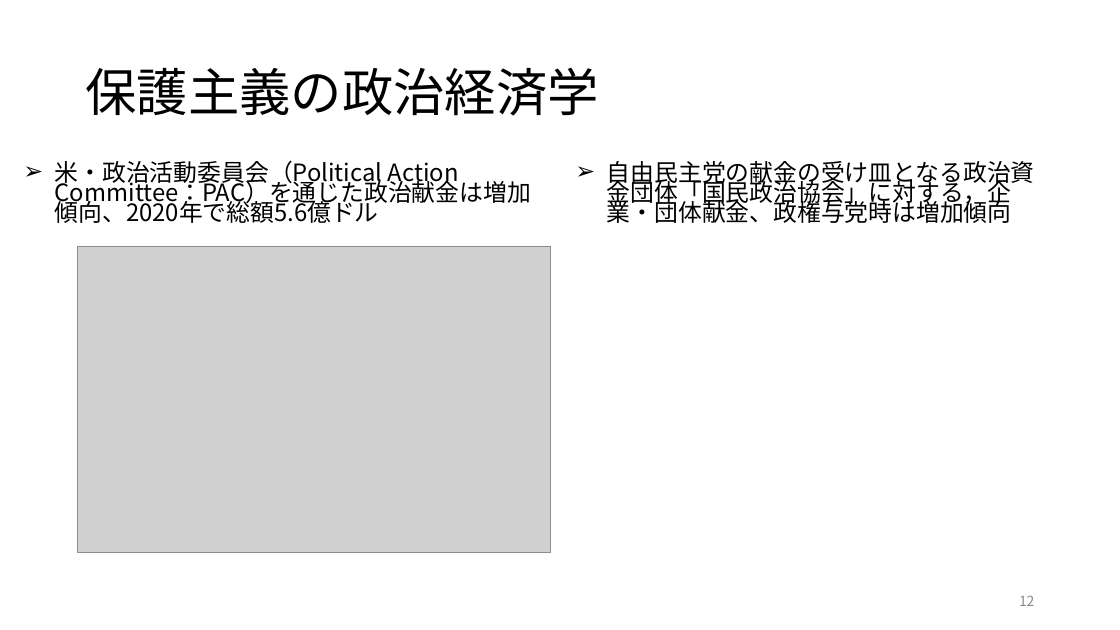
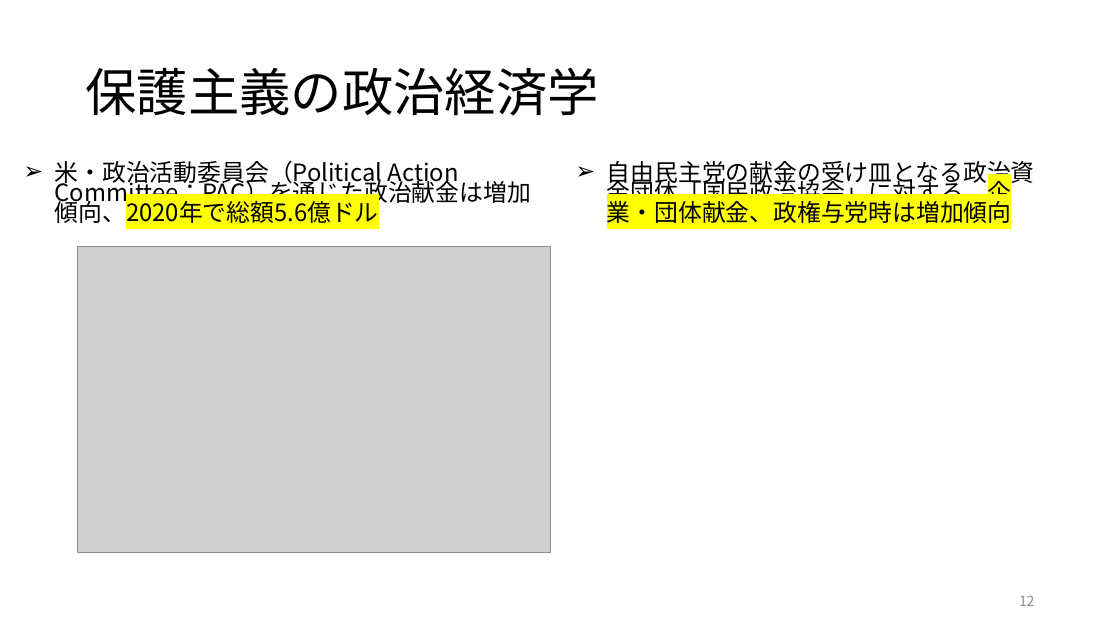
Before and after one commit to ayumu-tanaka/mof2026, a slide deck: slide 12 of slides/02.pptx. Drawn at 1120x630 pixels with LibreOffice and Linux fonts; fonts in the diff are those of the drawing; grey boxes stand for pictures. Boxes give left, top, right and bottom in pixels: in the first picture for what was removed or moved away, otherwise in the second. Text is boxed around its words. In the diff, an @@ line names an element or a change of style, - is before the commit and + after.

```diff
--- a/slides/02.pptx
+++ b/slides/02.pptx
@@ text "米・政治活動委員会（Political Action Committee：PAC）を通じた政治献金は増加傾向、2020年 ..." at bbox=[55, 160, 531, 227]: highlight none to #FFFF00 in "Committee：PAC）を通じた政治献金は増加傾向、2020年で総額5.6億ドル" @@
@@ text "自由民主党の献金の受け皿となる政治資金団体「国民政治協会」に対する，企業・団体献金、政権与党時は増加傾向" at bbox=[607, 161, 1035, 227]: highlight none to #FFFF00 in "自由民主党の献金の受け皿となる政治資金団体「国民政治協会」に対する，企業・団体献金、政権与党時は増加傾向" @@
```
Also in this commit, not shown: 5 other slides changed, 1 other file.
